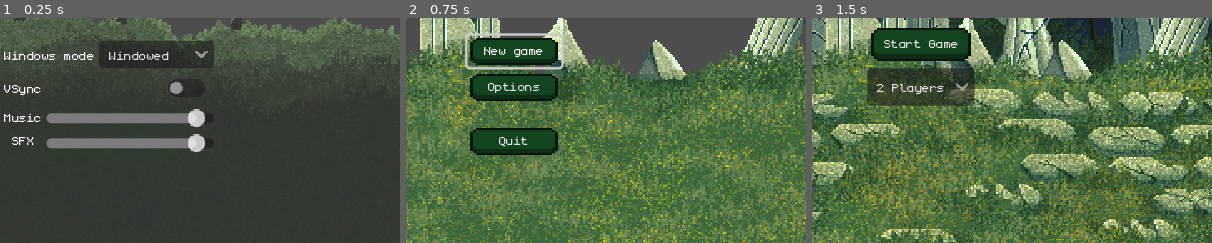
Above: before the commit, frames 1-3 (left to right).
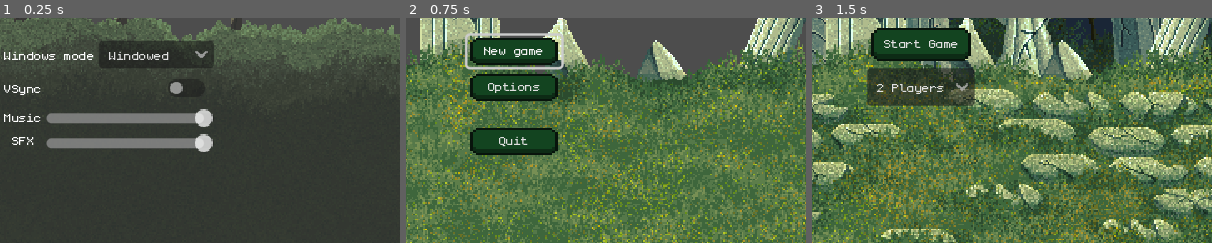
Above: after the commit, the same moments.

Repository: BananaHolograma/Veneno
Game: Godot game, scene res://scenes/ui/options.tscn
The game is run twice, just before and just after one commit, with the same random seed, the same clock (stepped at 60 frames per second) and the same inputs. This scene is started directly instead of the project's main scene.
Inputs:
- Up to frame 1 (0.25 s): no input
- Up to frame 2 (0.75 s): click "Back to menu" at 0.5 s
- Up to frame 3 (1.5 s): click "New game" at 1.25 s
The pictures show only the part of the screen within x 36-86%, y 32-82%; the shares and areas given below are measured in that part.

The runs differ from the first frame. In frame 1, 0.6% of the frame differs, in the area x 47-54%, y 40-60%; in frame 2, nothing differs; in frame 3, nothing differs.

Commit message:
background music on menu and in-game

Diff:
--- a/scenes/playing_cards_table/playing_cards_table.gd
+++ b/scenes/playing_cards_table/playing_cards_table.gd
@@ -1,5 +1,7 @@
 class_name PlayingCardsTable extends Node
 
+
+@onready var audio_stream_player: AudioStreamPlayer2D = $AudioStreamPlayer
 @onready var playground: CanvasLayer = $Playground
 @onready var deck_place: Marker2D = $Playground/DeckPlace
 @onready var players: Node = $Players
@@ -29,7 +31,6 @@
 
 func _ready():
 	start_new_game(GlobalGameOptions.active_game_parameters)
-
 	GlobalGameEvents.card_dropped_in_pile.connect(on_card_dropped_in_pile)
 	GlobalGameEvents.emptied_deck.connect(on_emptied_deck)
 
@@ -152,6 +153,7 @@
 func on_emptied_deck(player: Player):
 	start_counting_players_cards_in_hand = true
 
+
 func show_end_screen_when_no_cards_remaining():
 	if start_counting_players_cards_in_hand:
 		var remaining_cards: int = 0
--- a/scenes/playing_cards_table/playing_cards_table.tscn
+++ b/scenes/playing_cards_table/playing_cards_table.tscn
@@ -1,10 +1,11 @@
-[gd_scene load_steps=6 format=3 uid="uid://b83imna4ns5qu"]
+[gd_scene load_steps=7 format=3 uid="uid://b83imna4ns5qu"]
 
 [ext_resource type="Script" path="res://scenes/playing_cards_table/playing_cards_table.gd" id="1_4nw15"]
 [ext_resource type="PackedScene" uid="uid://d2h45wo1k6dwo" path="res://scenes/playing_cards_table/center_drop_zone.tscn" id="3_5y7pu"]
 [ext_resource type="Texture2D" uid="uid://wx1y8njr2p4v" path="res://assets/icons/exit_white.png" id="4_b75rh"]
 [ext_resource type="Texture2D" uid="uid://dhm6brmujo24i" path="res://assets/icons/exit_left.png" id="4_nk0im"]
 [ext_resource type="Texture2D" uid="uid://c4mr6uppujmcq" path="res://assets/background/poker_table_green.jpg" id="5_y2rfo"]
+[ext_resource type="PackedScene" uid="uid://kcvqpnbj24fo" path="res://scenes/ui/background_music.tscn" id="6_wmfff"]
 
 [node name="PlayingCardsTable" type="Node"]
 script = ExtResource("1_4nw15")
@@ -184,4 +185,6 @@
 texture_normal = ExtResource("4_nk0im")
 texture_hover = ExtResource("4_b75rh")
 
+[node name="BackgroundMusic" parent="." instance=ExtResource("6_wmfff")]
+
 [connection signal="pressed" from="Playground/ExitButton" to="." method="_on_texture_button_pressed"]
--- /dev/null
+++ b/scenes/ui/background_music.tscn
@@ -0,0 +1,22 @@
+[gd_scene load_steps=6 format=3 uid="uid://kcvqpnbj24fo"]
+
+[ext_resource type="AudioStream" uid="uid://x38ynr0r6wbn" path="res://assets/music/VGMA Challenge - July 2nd.wav" id="1_x50vx"]
+[ext_resource type="AudioStream" uid="uid://cgr0kwpmj5hjb" path="res://assets/music/VGMA Challenge - July 16th.wav" id="2_33hgk"]
+[ext_resource type="AudioStream" uid="uid://ces4e6gfsvav7" path="res://assets/music/VGMA Challenge - July 17th.wav" id="3_nvdo1"]
+[ext_resource type="AudioStream" uid="uid://b5nhfhbcl3dhu" path="res://assets/music/VGMA Challenge - July 25th.wav" id="4_a3ajq"]
+
+[sub_resource type="AudioStreamRandomizer" id="AudioStreamRandomizer_8hcik"]
+streams_count = 4
+stream_0/stream = ExtResource("1_x50vx")
+stream_0/weight = 1.0
+stream_1/stream = ExtResource("2_33hgk")
+stream_1/weight = 1.0
+stream_2/stream = ExtResource("3_nvdo1")
+stream_2/weight = 1.0
+stream_3/stream = ExtResource("4_a3ajq")
+stream_3/weight = 1.0
+
+[node name="BackgroundMusic" type="AudioStreamPlayer2D"]
+stream = SubResource("AudioStreamRandomizer_8hcik")
+autoplay = true
+bus = &"Music"
--- a/scenes/ui/display_player_points.gd
+++ b/scenes/ui/display_player_points.gd
@@ -6,8 +6,10 @@
 var poison_points: float = 0.0
 var username: String = ""
 
-# Called when the node enters the scene tree for the first time.
 func _ready():
 	username_label.text = username
 	poison_points_label.text = str(poison_points)
 	poison_points_label.modulate = Color.LIGHT_GREEN
+
+	var tween = create_tween()
+	tween.tween_property(self, "modulate:a", 1.0, 1.0).set_trans(Tween.TRANS_CUBIC).set_ease(Tween.EASE_IN).set_delay(1.0)
--- a/scenes/ui/end_game_screen.gd
+++ b/scenes/ui/end_game_screen.gd
@@ -4,11 +4,13 @@
 @onready var points: VBoxContainer = $Panel/Points
 @onready var display_player_points_scene: PackedScene = preload("res://scenes/ui/display_player_points.tscn")
 
+
 func _enter_tree():
 	modulate.a = 0.0
 
 	var tween = create_tween()
-	tween.tween_property(self, "modulate:a", 1.0, 1)
+	tween.tween_property(self, "modulate:a", 1.0, 1.0).set_trans(Tween.TRANS_CUBIC).set_ease(Tween.EASE_IN).set_delay(1.0)
+
 
 func display_result(players: Array = []):
 	if is_inside_tree():
--- a/scenes/ui/main_menu.tscn
+++ b/scenes/ui/main_menu.tscn
@@ -1,8 +1,9 @@
-[gd_scene load_steps=4 format=3 uid="uid://mjg8mjuba2vp"]
+[gd_scene load_steps=5 format=3 uid="uid://mjg8mjuba2vp"]
 
 [ext_resource type="Script" path="res://scenes/ui/main_menu.gd" id="1_kchki"]
 [ext_resource type="PackedScene" uid="uid://f74a836ppghx" path="res://scenes/ui/menu_background.tscn" id="2_u3400"]
 [ext_resource type="Theme" uid="uid://dbinna160gh60" path="res://theme/default.tres" id="3_0arwj"]
+[ext_resource type="AudioStream" uid="uid://bxaggo0gmpxg8" path="res://assets/music/Patreon Goal Reward Loops - Track 11.wav" id="4_tbdmk"]
 
 [node name="MainMenu" type="CanvasLayer"]
 script = ExtResource("1_kchki")
@@ -64,6 +65,11 @@
 theme = ExtResource("3_0arwj")
 text = "Quit"
 
+[node name="AudioStreamPlayer2D" type="AudioStreamPlayer2D" parent="."]
+stream = ExtResource("4_tbdmk")
+autoplay = true
+bus = &"Music"
+
 [connection signal="pressed" from="MainMenu/MarginContainer/CenterContainer/VBoxContainer/NewGame" to="." method="_on_new_game_pressed"]
 [connection signal="pressed" from="MainMenu/MarginContainer/CenterContainer/VBoxContainer/Options" to="." method="_on_options_pressed"]
 [connection signal="pressed" from="MainMenu/MarginContainer/CenterContainer/VBoxContainer/MarginContainer/Quit" to="." method="_on_quit_pressed"]
--- a/scenes/ui/options.gd
+++ b/scenes/ui/options.gd
@@ -2,7 +2,13 @@
 
 
 @onready var windows_mode_checkbox: OptionButton = $Parameters/VBoxContainer/HBoxContainer/VBoxContainer2/WindowsModeCheckbox
+@onready var music: HSlider = $Parameters/VBoxContainer/HorizontalContainer/Sliders/Music
+@onready var sfx: HSlider = $Parameters/VBoxContainer/HorizontalContainer/Sliders/SFX
 
+
+func _ready():
+	music.value = _get_actual_volume_db_from_bus("Music")
+	sfx.value = _get_actual_volume_db_from_bus("SFX")
 
 func _on_back_to_menu_pressed():
 	get_tree().change_scene_to_file("res://scenes/ui/main_menu.tscn")
@@ -17,3 +23,19 @@
 		DisplayServer.window_set_vsync_mode(DisplayServer.VSYNC_ENABLED)
 	else:
 		DisplayServer.window_set_vsync_mode(DisplayServer.VSYNC_DISABLED)
+
+
+func _on_music_value_changed(value):
+	change_volume(AudioServer.get_bus_index("Music"), value)
+
+
+func _on_sfx_value_changed(value):
+	change_volume(AudioServer.get_bus_index("SFX"), value)
+
+
+func change_volume(bus_index, value):
+	AudioServer.set_bus_volume_db(bus_index, linear_to_db(value))
+
+
+func _get_actual_volume_db_from_bus(name: String):
+	return db_to_linear(AudioServer.get_bus_volume_db(AudioServer.get_bus_index(name)))
--- a/scenes/ui/options.tscn
+++ b/scenes/ui/options.tscn
@@ -1,7 +1,8 @@
-[gd_scene load_steps=3 format=3 uid="uid://bhncatypwgas4"]
+[gd_scene load_steps=4 format=3 uid="uid://bhncatypwgas4"]
 
 [ext_resource type="Script" path="res://scenes/ui/options.gd" id="1_jc6o1"]
 [ext_resource type="Texture2D" uid="uid://tmesg8ke1qka" path="res://assets/background/trees&bushes.png" id="2_a4ddh"]
+[ext_resource type="AudioStream" uid="uid://bxaggo0gmpxg8" path="res://assets/music/Patreon Goal Reward Loops - Track 11.wav" id="3_2f0ve"]
 
 [node name="Options" type="Control"]
 layout_mode = 3
@@ -103,11 +104,13 @@
 
 [node name="Music" type="HSlider" parent="Parameters/VBoxContainer/HorizontalContainer/Sliders"]
 layout_mode = 2
-value = 95.0
+max_value = 1.0
+step = 0.01
 
 [node name="SFX" type="HSlider" parent="Parameters/VBoxContainer/HorizontalContainer/Sliders"]
 layout_mode = 2
-value = 95.0
+max_value = 1.0
+step = 0.01
 
 [node name="MarginContainer" type="MarginContainer" parent="."]
 layout_mode = 1
@@ -127,6 +130,13 @@
 layout_mode = 2
 text = "Back to menu"
 
+[node name="AudioStreamPlayer" type="AudioStreamPlayer2D" parent="."]
+stream = ExtResource("3_2f0ve")
+autoplay = true
+bus = &"Music"
+
 [connection signal="item_selected" from="Parameters/VBoxContainer/HBoxContainer/VBoxContainer2/WindowsModeCheckbox" to="." method="_on_windows_mode_checkbox_item_selected"]
 [connection signal="toggled" from="Parameters/VBoxContainer/HBoxContainer/VBoxContainer2/VsyncCheckbox" to="." method="_on_vsync_checkbox_toggled"]
+[connection signal="value_changed" from="Parameters/VBoxContainer/HorizontalContainer/Sliders/Music" to="." method="_on_music_value_changed"]
+[connection signal="value_changed" from="Parameters/VBoxContainer/HorizontalContainer/Sliders/SFX" to="." method="_on_sfx_value_changed"]
 [connection signal="pressed" from="MarginContainer/Back to menu" to="." method="_on_back_to_menu_pressed"]
--- a/scenes/ui/start_new_game.tscn
+++ b/scenes/ui/start_new_game.tscn
@@ -1,8 +1,9 @@
-[gd_scene load_steps=4 format=3 uid="uid://ci43faikjvr10"]
+[gd_scene load_steps=5 format=3 uid="uid://ci43faikjvr10"]
 
 [ext_resource type="Script" path="res://scenes/ui/start_new_game.gd" id="1_n1vko"]
 [ext_resource type="PackedScene" uid="uid://f74a836ppghx" path="res://scenes/ui/menu_background.tscn" id="2_jn6w5"]
 [ext_resource type="Theme" uid="uid://dbinna160gh60" path="res://theme/default.tres" id="3_tssex"]
+[ext_resource type="AudioStream" uid="uid://bxaggo0gmpxg8" path="res://assets/music/Patreon Goal Reward Loops - Track 11.wav" id="4_nqp3q"]
 
 [node name="StartNewGame" type="Control"]
 layout_mode = 3
@@ -69,6 +70,11 @@
 theme = ExtResource("3_tssex")
 text = "Back to menu"
 
+[node name="AudioStreamPlayer2D" type="AudioStreamPlayer2D" parent="."]
+stream = ExtResource("4_nqp3q")
+autoplay = true
+bus = &"Music"
+
 [connection signal="pressed" from="CenterContainer/MarginContainer/VBoxContainer/Start Game!" to="." method="_on_start_game_pressed"]
 [connection signal="item_selected" from="CenterContainer/MarginContainer/VBoxContainer/OptionButton" to="." method="_on_option_button_item_selected"]
 [connection signal="pressed" from="MarginContainer/Back to menu" to="." method="_on_back_to_menu_pressed"]
Not shown, added: assets/music/Patreon Goal Reward Loops - Track 11.wav.import
Not shown, added: assets/music/VGMA Challenge - July 16th.wav.import
Not shown, added: assets/music/VGMA Challenge - July 17th.wav.import
Not shown, added: assets/music/VGMA Challenge - July 25th.wav.import
Not shown, added: assets/music/VGMA Challenge - July 2nd.wav.import
Not shown, added: assets/music/Patreon Goal Reward Loops - Track 11.wav
Not shown, added: assets/music/VGMA Challenge - July 16th.wav
Not shown, added: assets/music/VGMA Challenge - July 17th.wav
Not shown, added: assets/music/VGMA Challenge - July 25th.wav
Not shown, added: assets/music/VGMA Challenge - July 2nd.wav
